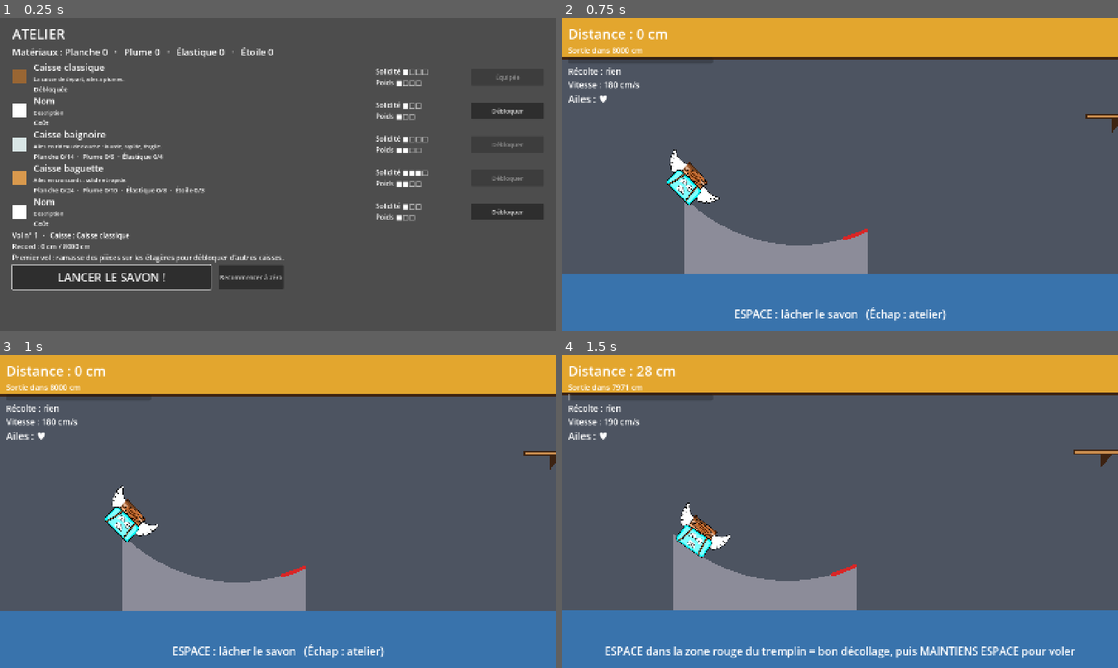
Above: before the commit, frames 1-4 (two rows, left to right).
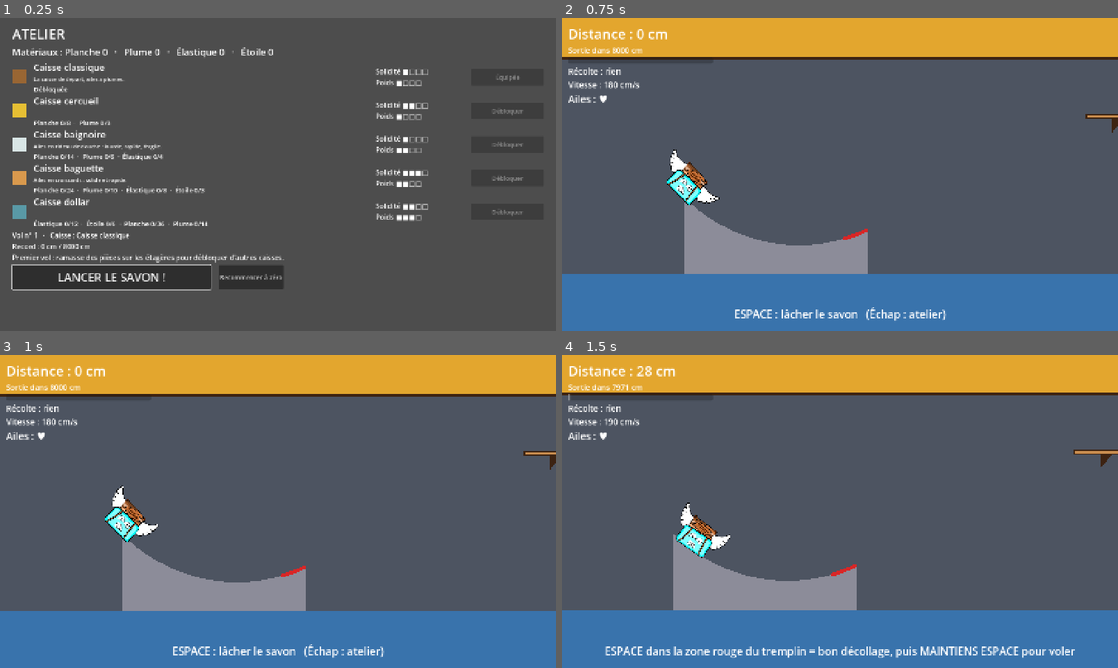
Above: after the commit, the same moments.

Repository: atostivint/LesAilesEtLaCaisse
Game: Godot game, scene res://scenes/atelier.tscn
Two runs of this game, one before a commit and one after it. Both use one fixed random seed, a clock stepped at 60 frames per second and the inputs below.
Inputs (mouse positions are in pixels of both pictures, inside the frame that each line leads up to):
- Up to frame 1 (0.25 s): no input
- Up to frame 2 (0.75 s): click "LANCER LE SAVON !" at 0.5 s
- Up to frame 3 (1 s): no input
- Up to frame 4 (1.5 s): move the mouse to (962, 495) at 1.27 s; hold Space (thrust) from 1.28 s (still down); click (962, 495) at 1.42 s

The runs differ from the first frame. In frame 1, 1.2% of the frame differs, in the area x 2-94%, y 25-67%; in frame 2, nothing differs; in frame 3, nothing differs; in frame 4, nothing differs.
Error before the commit: Invalid access to property or key 'color' on a base object of type 'Nil'. (res://scripts/crate_row.gd:25)

Commit message:
Corrige les références aux caisses renommées (crayon, poisson) en cercueil et dollar
L'atelier ne se chargeait plus : atelier.tscn et current_tuning_init.gd chargeaient crayon.tres et poisson.tres, renommés en cercueil.tres et dollar.tres. Corrige aussi l'identifiant de déblocage du script de captures et un commentaire.

Co-Authored-By: Claude Sonnet 5.5 <noreply@anthropic.com>

Diff:
--- a/scenes/atelier.tscn
+++ b/scenes/atelier.tscn
@@ -5,8 +5,8 @@
 [ext_resource type="Resource" path="res://data/crates/baguette.tres" id="c_baguette"]
 [ext_resource type="Resource" path="res://data/crates/baignoire.tres" id="c_baignoire"]
 [ext_resource type="Resource" path="res://data/crates/classique.tres" id="c_classique"]
-[ext_resource type="Resource" path="res://data/crates/crayon.tres" id="c_crayon"]
-[ext_resource type="Resource" path="res://data/crates/poisson.tres" id="c_poisson"]
+[ext_resource type="Resource" path="res://data/crates/cercueil.tres" id="c_cercueil"]
+[ext_resource type="Resource" path="res://data/crates/dollar.tres" id="c_dollar"]
 
 [node name="Atelier" type="Control" unique_id=133071181]
 layout_mode = 3
@@ -48,9 +48,9 @@
 layout_mode = 2
 crate = ExtResource("c_classique")
 
-[node name="Row_crayon" parent="Margin/Main/Rows" unique_id=542431218 instance=ExtResource("2_row")]
+[node name="Row_cercueil" parent="Margin/Main/Rows" unique_id=542431218 instance=ExtResource("2_row")]
 layout_mode = 2
-crate = ExtResource("c_crayon")
+crate = ExtResource("c_cercueil")
 
 [node name="Row_baignoire" parent="Margin/Main/Rows" unique_id=916640391 instance=ExtResource("2_row")]
 layout_mode = 2
@@ -60,9 +60,9 @@
 layout_mode = 2
 crate = ExtResource("c_baguette")
 
-[node name="Row_poisson" parent="Margin/Main/Rows" unique_id=890985404 instance=ExtResource("2_row")]
+[node name="Row_dollar" parent="Margin/Main/Rows" unique_id=890985404 instance=ExtResource("2_row")]
 layout_mode = 2
-crate = ExtResource("c_poisson")
+crate = ExtResource("c_dollar")
 
 [node name="InfoLabel" type="Label" parent="Margin/Main" unique_id=1188278786]
 unique_name_in_owner = true
--- a/scripts/current_tuning_init.gd
+++ b/scripts/current_tuning_init.gd
@@ -15,10 +15,10 @@
 	]
 	tuning.crates = [
 		load("res://data/crates/classique.tres"),
-		load("res://data/crates/crayon.tres"),
+		load("res://data/crates/cercueil.tres"),
 		load("res://data/crates/baignoire.tres"),
 		load("res://data/crates/baguette.tres"),
-		load("res://data/crates/poisson.tres"),
+		load("res://data/crates/dollar.tres"),
 	]
 
 	# Monde
--- a/scripts/vol.gd
+++ b/scripts/vol.gd
@@ -35,7 +35,7 @@
 @export_range(0.05, 1.5, 0.05) var shake_decay := 0.45
 
 @export_group("Test rapide (F6 sur cette scène)")
-## Si rempli (ex. "poisson"), ignore la caisse équipée à l'atelier : on teste le vol avec cette caisse.
+## Si rempli (ex. "dollar"), ignore la caisse équipée à l'atelier : on teste le vol avec cette caisse.
 @export var test_crate := ""
 
 var state: State = State.READY
--- a/tools/screenshots.gd
+++ b/tools/screenshots.gd
@@ -39,7 +39,7 @@
 		_shot("1_atelier")
 		gs.materials = {"planche": 20, "plume": 5, "elastique": 1}
 		gs.last_run = {"distance": 412.0, "collected": {"planche": 8, "plume": 2}, "record": true, "door": false, "turn": 1}
-		gs.unlock("crayon")
+		gs.unlock("cercueil")
 		current_scene.call("_refresh")
 	elif f == 20:
 		_shot("2_atelier_debloque")
